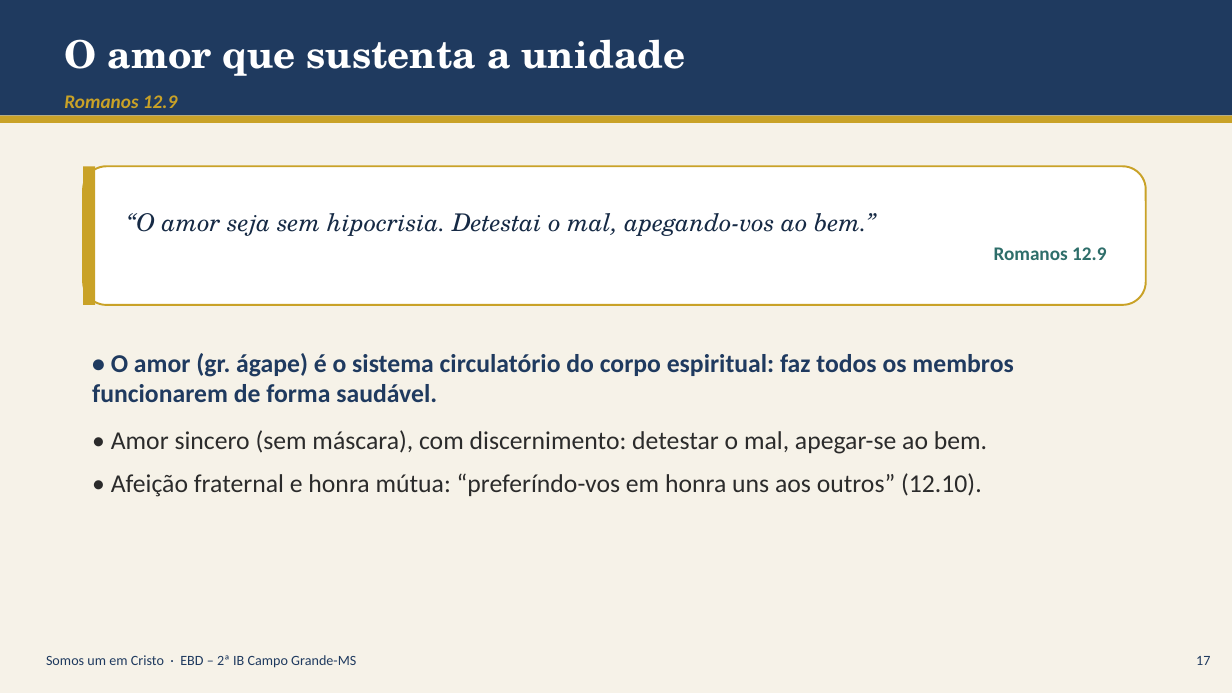
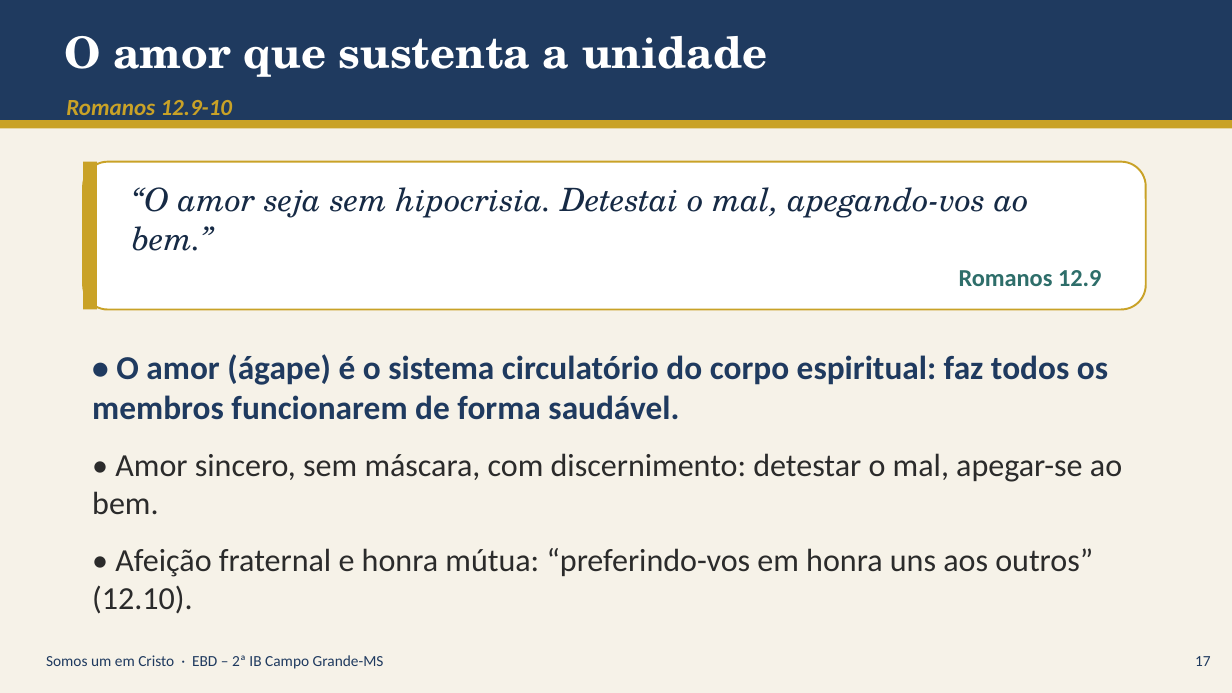
Before and after one commit to aluizio-netizen/campaign-3, a slide deck: slide 17 of aula-somos-um-em-cristo/Somos_um_em_Cristo_apresentacao.pptx. Drawn at 1232x693 pixels with LibreOffice and Linux fonts; fonts in the diff are those of the drawing. Boxes give left, top, right and bottom in pixels: in the first picture for what was removed or moved away, otherwise in the second. Text is boxed around its words. In the diff, an @@ line names an element or a change of style, - is before the commit and + after.

```diff
--- a/aula-somos-um-em-cristo/Somos_um_em_Cristo_apresentacao.pptx
+++ b/aula-somos-um-em-cristo/Somos_um_em_Cristo_apresentacao.pptx
@@ rectangle resized from (x1=0, y1=0, x2=1232, y2=116) to (x1=0, y1=0, x2=1232, y2=120) @@
@@ text "O amor que sustenta a ..." at (x1=64, y1=36, x2=768, y2=77): size 30 to 34 pt @@
@@ text at (x1=66, y1=100, x2=233, y2=121): text changed; size 15 to 18 pt @@
-Romanos 12.9
+Romanos 12.9-10
@@ rectangle moved from (x1=0, y1=116, x2=1232, y2=123) to (x1=0, y1=120, x2=1232, y2=128) @@
@@ rounded rectangle "“O amor seja sem hipocrisia. ..." resized from (x1=83, y1=166, x2=1146, y2=305) to (x1=83, y1=162, x2=1146, y2=310) @@
@@ rounded rectangle "“O amor seja sem hipocrisia. ..." at (x1=83, y1=162, x2=1146, y2=310): size 19 to 25 pt in "“O amor seja sem hipocrisia. Detestai o ..."; size 15 to 19 pt in "Romanos 12.9" @@
@@ rectangle resized from (x1=83, y1=166, x2=95, y2=305) to (x1=83, y1=162, x2=97, y2=310) @@
@@ text at (x1=92, y1=354, x2=1122, y2=614): text changed; size 20 to 25 pt @@
-• O amor (gr. ágape) é o sistema circulatório do corpo espiritual: faz todos os membros funcionarem de forma saudável.
-• Amor sincero (sem máscara), com discernimento: detestar o mal, apegar-se ao bem.
-• Afeição fraternal e honra mútua: “preferíndo-vos em honra uns aos outros” (12.10).
+• O amor (ágape) é o sistema circulatório do corpo espiritual: faz todos os membros funcionarem de forma saudável.
+• Amor sincero, sem máscara, com discernimento: detestar o mal, apegar-se ao bem.
+• Afeição fraternal e honra mútua: “preferindo-vos em honra uns aos outros” (12.10).
@@ text "Somos um em Cristo · ..." at (x1=46, y1=655, x2=384, y2=669): size 11 to 12 pt @@
@@ text "17" at (x1=1195, y1=656, x2=1211, y2=666): size 11 to 12 pt @@
```
Also in this commit, not shown: 21 other slides changed, 1 other file.
